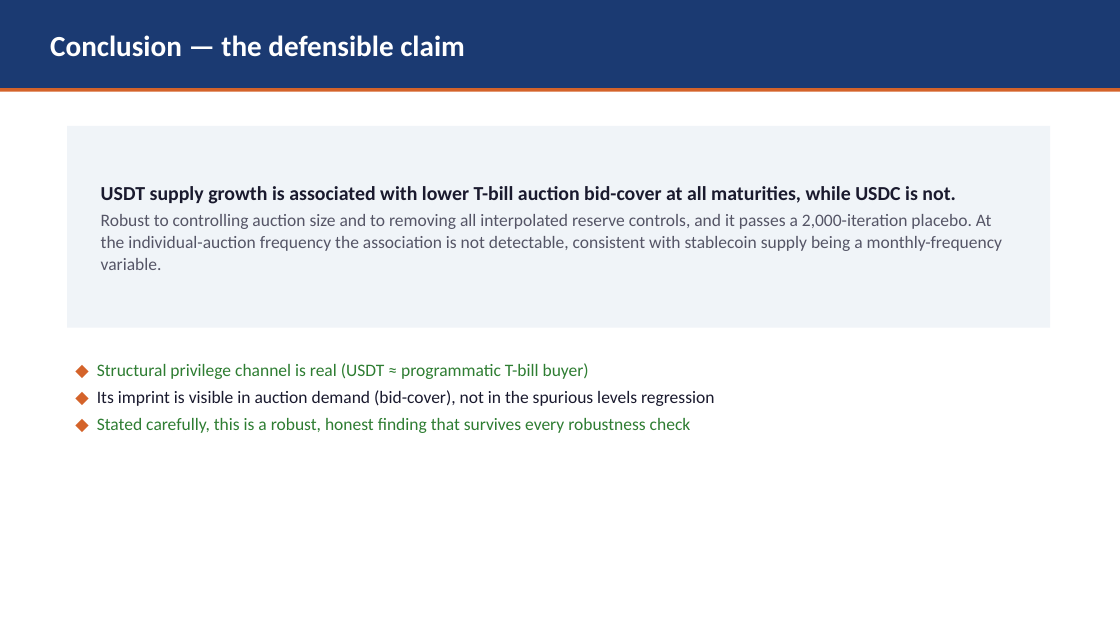
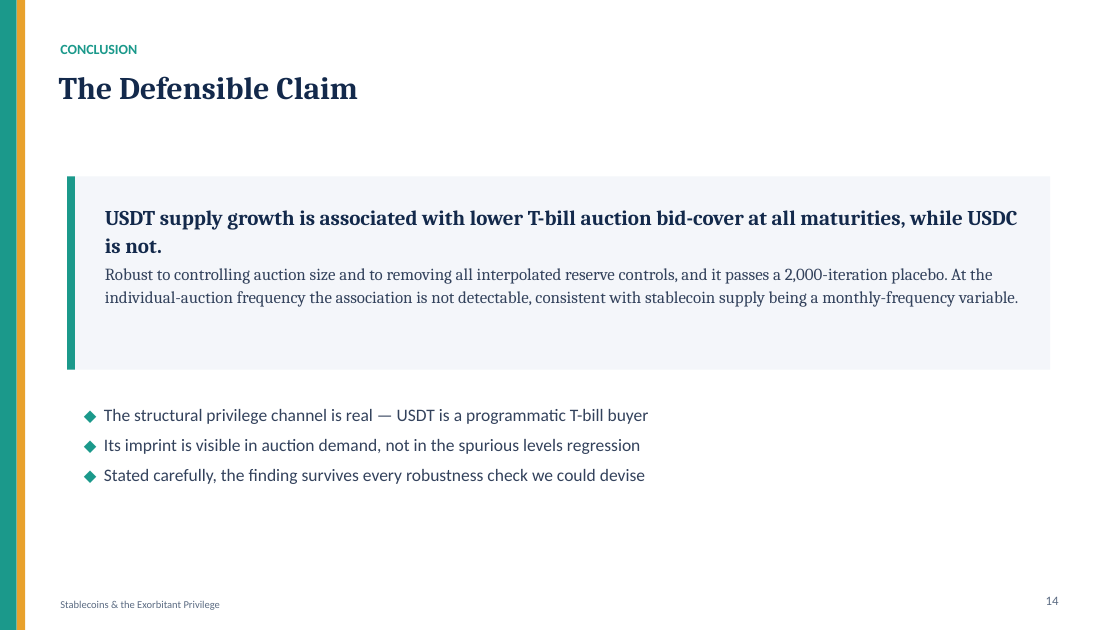
Before and after one commit to kimmireu0921/Stablecoins-and-the-Exorbitant-Privilege, a slide deck: slide 14 of Oybek_updates/FINAL_Stablecoin_Privilege.pptx (slide 9 before the commit). Drawn at 1120x630 pixels with LibreOffice and Linux fonts; fonts in the diff are those of the drawing. Boxes give left, top, right and bottom in pixels: in the first picture for what was removed or moved away, otherwise in the second. Text is boxed around its words. In the diff, an @@ line names an element or a change of style, - is before the commit and + after.

```diff
--- a/Oybek_updates/FINAL_Stablecoin_Privilege.pptx
+++ b/Oybek_updates/FINAL_Stablecoin_Privilege.pptx
@@ rectangle removed at (x1=0, y1=0, x2=1120, y2=88) @@
@@ rectangle added at (x1=0, y1=0, x2=17, y2=630), fill #1B998B @@
@@ rectangle added at (x1=17, y1=0, x2=25, y2=630), fill #E8A12C @@
@@ text added at (x1=60, y1=45, x2=137, y2=54), 12 pt, text #1B998B, bold @@
+CONCLUSION
@@ rectangle removed at (x1=0, y1=88, x2=1120, y2=92) @@
@@ text "The Defensible Claim" at (x1=59, y1=76, x2=358, y2=100): vertical alignment middle to top @@
@@ text at (x1=59, y1=76, x2=358, y2=100): text changed; size 25 to 27 pt; font Calibri to Cambria; text colour #FFFFFF to #13294B @@
-Conclusion — the defensible claim
+The Defensible Claim
@@ rectangle resized from (x1=67, y1=126, x2=1050, y2=328) to (x1=67, y1=176, x2=1050, y2=370) @@
@@ rectangle at (x1=67, y1=176, x2=1050, y2=370): fill #F0F4F8 to #F4F6FA @@
@@ rectangle added at (x1=67, y1=176, x2=75, y2=370), fill #1B998B @@
@@ text "USDT supply growth is associated ..." moved from (x1=101, y1=186, x2=1002, y2=270) to (x1=105, y1=210, x2=1018, y2=307) @@
@@ text "USDT supply growth is associated ..." at (x1=105, y1=210, x2=1018, y2=307): size 17 to 18 pt, text colour #1A1A2E to #13294B in "USDT supply growth is associated with lower ..."; font Calibri to Cambria; size 15 to 14.5 pt, text colour #555566 to #33425C in "Robust to controlling auction size and to ..."; line spacing 1.05 to 1.12; vertical alignment middle to top @@
@@ text at (x1=104, y1=409, x2=649, y2=484): text changed; text colour #2E7D32 to #33425C @@
-◆ Structural privilege channel is real (USDT ≈ programmatic T-bill buyer)
-◆ Its imprint is visible in auction demand (bid-cover), not in the spurious levels regression
-◆ Stated carefully, this is a robust, honest finding that survives every robustness check
+◆ The structural privilege channel is real — USDT is a programmatic T-bill buyer
+◆ Its imprint is visible in auction demand, not in the spurious levels regression
+◆ Stated carefully, the finding survives every robustness check we could devise
@@ text added at (x1=1046, y1=597, x2=1059, y2=605), 11 pt, text #5B6B82 @@
+14
@@ text added at (x1=60, y1=601, x2=220, y2=610), 9 pt, text #5B6B82 @@
+Stablecoins & the Exorbitant Privilege
```
Also in this commit, not shown: 5 other slides changed, 9 slides added, 4 slides removed, 2 other files.
